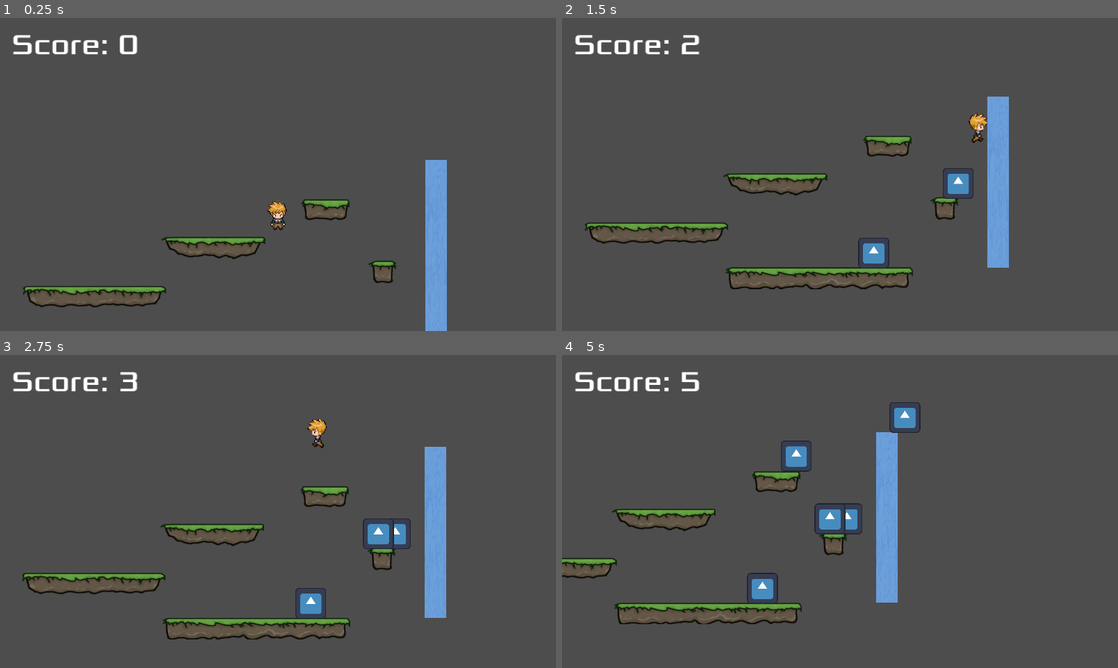
Above: before the commit, frames 1-4 (two rows, left to right).
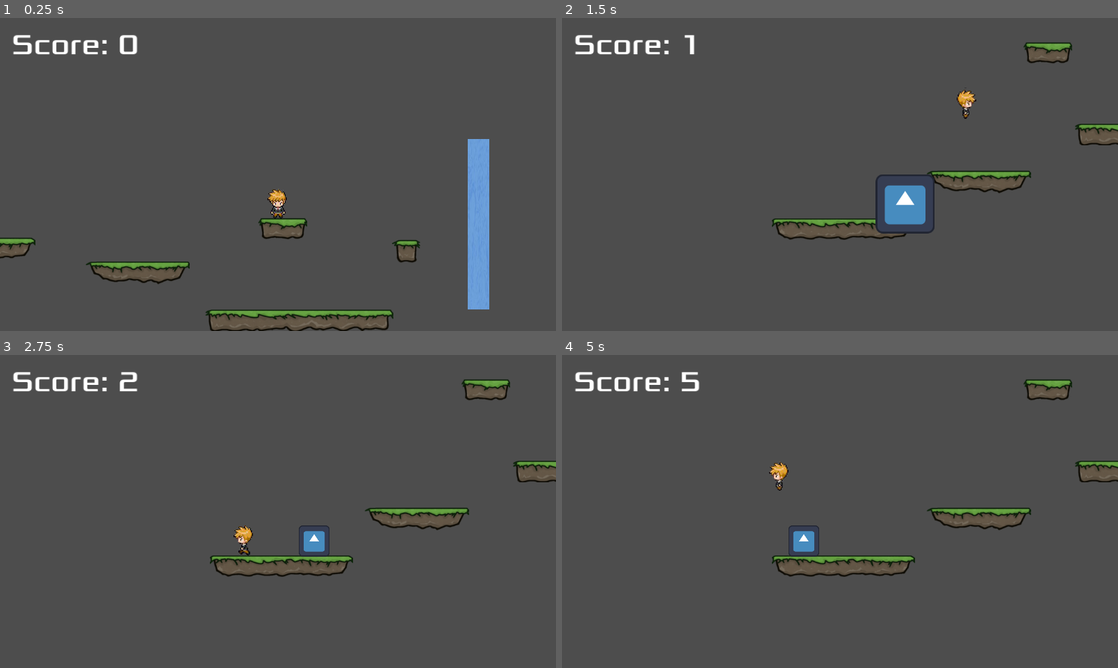
Above: after the commit, the same moments.

Repository: mflash/meujogo20241_31
Game: Godot game, scene res://game.tscn
Two runs of this game, one before a commit and one after it. Both use one fixed random seed, a clock stepped at 60 frames per second and the inputs below. The engine's default icon, where the game draws it, is replaced by a stand-in: a white triangle on a blue panel in a dark square.
Inputs (mouse positions are in pixels of both pictures, inside the frame that each line leads up to):
- Up to frame 1 (0.25 s): no input
- Up to frame 2 (1.5 s): move the mouse to (962, 158) at 0.52 s; hold D (right) from 0.53 s (still down); tap X (change, bound only after the commit) at 0.6 s; tap Space (jump) at 0.77, 0.8, 1.07, 1.35 s; move the mouse to (728, 190) at 1.27 s
- Up to frame 3 (2.75 s): tap Space (jump) at 1.52, 1.82, 2.3 s; tap X (change, bound only after the commit) at 1.55 s; move the mouse to (333, 442) at 2.02 s; release D (right) at 2.03 s; press the mouse at (333, 442) at 2.03 s; hold A (left) from 2.03 s (still down)
- Up to frame 4 (5 s): move the mouse to (812, 574) at 2.77 s; release A (left) at 2.78 s; release the mouse at (812, 574) at 2.78 s; hold D (right) 2.78-4.28 s; tap X (change, bound only after the commit) at 2.85, 3.6, 4.55 s; tap Space (jump) at 3.02, 3.32, 3.77, 3.8, 4.07, 4.35, 4.52, 4.82 s; move the mouse to (1006, 558) at 3.52 s; move the mouse to (673, 464) at 4.27 s; hold A (left) from 4.28 s (still down)

The runs differ from the first frame. In frame 1, 8.9% of the frame differs, in the area x 0-88%, y 38-100%; in frame 2, 9.2%, in the area x 4-100%, y 5-87%; in frame 3, 8.6%; in frame 4, 8.5%.

Commit message:
Destruição de nodos, troca de cenas/organização, animação com AnimationPlayer/Tween

Diff:
--- /dev/null
+++ b/box.gd
@@ -0,0 +1,12 @@
+extends Area2D
+
+func _ready() -> void:
+	# Animação por código: Tween
+	var tween = get_tree().create_tween().set_trans(Tween.TRANS_LINEAR).set_ease(Tween.EASE_IN)
+	tween.tween_property(self, "scale", Vector2(0.5, 0.5), 0.2)
+	tween.tween_property(self, "scale", Vector2(1, 1), 0.2)
+	tween.tween_property(self, "scale", Vector2(0.5, 0.5), 0.2)
+
+func _on_visible_on_screen_notifier_2d_screen_exited() -> void:
+	print("Saiu!")
+	queue_free()
--- a/box.tscn
+++ b/box.tscn
@@ -1,15 +1,90 @@
-[gd_scene load_steps=3 format=3 uid="uid://dbiiblqkxjj0q"]
+[gd_scene load_steps=7 format=3 uid="uid://dbiiblqkxjj0q"]
 
+[ext_resource type="Script" path="res://box.gd" id="1_03qy1"]
 [ext_resource type="Texture2D" uid="uid://cycs4n83c7qx8" path="res://icon.svg" id="1_b2314"]
 
 [sub_resource type="RectangleShape2D" id="RectangleShape2D_052pn"]
 size = Vector2(128, 128)
 
+[sub_resource type="Animation" id="Animation_8owr0"]
+resource_name = "scale"
+length = 0.4
+tracks/0/type = "value"
+tracks/0/imported = false
+tracks/0/enabled = true
+tracks/0/path = NodePath("SpriteBox:scale")
+tracks/0/interp = 1
+tracks/0/loop_wrap = true
+tracks/0/keys = {
+"times": PackedFloat32Array(0, 0.2, 0.4),
+"transitions": PackedFloat32Array(1, 1, 1),
+"update": 0,
+"values": [Vector2(1, 1), Vector2(1.5, 1.5), Vector2(1, 1)]
+}
+tracks/1/type = "value"
+tracks/1/imported = false
+tracks/1/enabled = true
+tracks/1/path = NodePath("SpriteBox:modulate")
+tracks/1/interp = 1
+tracks/1/loop_wrap = true
+tracks/1/keys = {
+"times": PackedFloat32Array(0, 0.2, 0.4),
+"transitions": PackedFloat32Array(1, 1, 1),
+"update": 0,
+"values": [Color(1, 1, 1, 1), Color(1, 0.286275, 0.219608, 0.419608), Color(1, 1, 1, 1)]
+}
+
+[sub_resource type="Animation" id="Animation_dknjc"]
+length = 0.001
+tracks/0/type = "value"
+tracks/0/imported = false
+tracks/0/enabled = true
+tracks/0/path = NodePath("SpriteBox:scale")
+tracks/0/interp = 1
+tracks/0/loop_wrap = true
+tracks/0/keys = {
+"times": PackedFloat32Array(0),
+"transitions": PackedFloat32Array(1),
+"update": 0,
+"values": [Vector2(1, 1)]
+}
+tracks/1/type = "value"
+tracks/1/imported = false
+tracks/1/enabled = true
+tracks/1/path = NodePath("SpriteBox:modulate")
+tracks/1/interp = 1
+tracks/1/loop_wrap = true
+tracks/1/keys = {
+"times": PackedFloat32Array(0),
+"transitions": PackedFloat32Array(1),
+"update": 0,
+"values": [Color(1, 1, 1, 1)]
+}
+
+[sub_resource type="AnimationLibrary" id="AnimationLibrary_hvyde"]
+_data = {
+"RESET": SubResource("Animation_dknjc"),
+"scale": SubResource("Animation_8owr0")
+}
+
 [node name="Box" type="Area2D"]
 scale = Vector2(0.5, 0.5)
+script = ExtResource("1_03qy1")
 
 [node name="SpriteBox" type="Sprite2D" parent="."]
 texture = ExtResource("1_b2314")
 
 [node name="CollisionShape2D" type="CollisionShape2D" parent="."]
+visible = false
 shape = SubResource("RectangleShape2D_052pn")
+
+[node name="VisibleOnScreenNotifier2D" type="VisibleOnScreenNotifier2D" parent="."]
+position = Vector2(1.90735e-06, 1.90735e-06)
+scale = Vector2(6.4, 6.4)
+
+[node name="AnimationPlayer" type="AnimationPlayer" parent="."]
+libraries = {
+"": SubResource("AnimationLibrary_hvyde")
+}
+
+[connection signal="screen_exited" from="VisibleOnScreenNotifier2D" to="." method="_on_visible_on_screen_notifier_2d_screen_exited"]
--- a/game.gd
+++ b/game.gd
@@ -2,26 +2,50 @@
 
 # Script de controle principal
 
-@onready var player : CharacterBody2D = $AnimPlayer
+@onready var player : CharacterBody2D = $Level/AnimPlayer
 @onready var hud : CanvasLayer = $HUD
+@onready var sceneLimit : Marker2D = $Level/SceneLimit
 
 var gameScore : int = 0
+var currentScene = null
 
 # Called when the node enters the scene tree for the first time.
 func _ready() -> void:
-	pass # Replace with function body.
 	print("Jogo começou!")
 	print("Pos:"+str(player.position))
 	#player.connect("jumped", _on_jumped)
 
+func _physics_process(delta: float) -> void:
+	if sceneLimit == null:
+		player = $Level/AnimPlayer
+		sceneLimit = $Level/SceneLimit
+	if player.position.y > sceneLimit.position.y:
+		get_tree().change_scene_to_file("res://game_over.tscn")
+	if Input.is_action_just_pressed("change"):	# mapeada para "X"
+		call_deferred("goto_scene","res://level2.tscn")
+		#call_deferred("goto_scene","res://game_over.tscn")
+
 # chamado via call_group
 func updateScore():
-	print("updateScore do game!")
+	#print("updateScore do game!")
 	gameScore += 1
 	# Pede para o hud atualizar o score na tela
 	hud.setScore(gameScore)
 
 # callback do signal jumped
 func _on_jumped():
-	print("Jumped!")
+	#print("Jumped!")
 	updateScore()
+
+func goto_scene(path: String):
+	print("Total children: "+str(get_child_count()))
+
+	var res := ResourceLoader.load(path)
+	currentScene = res.instantiate()
+
+	var world := get_child(1)
+	world.free()
+
+	sceneLimit = null
+	#var game = get_tree().get_root().get_child(0)
+	add_child(currentScene)
--- a/game.tscn
+++ b/game.tscn
@@ -1,123 +1,12 @@
-[gd_scene load_steps=17 format=3 uid="uid://cf6j0u3pd3q70"]
+[gd_scene load_steps=5 format=3 uid="uid://cf6j0u3pd3q70"]
 
-[ext_resource type="PackedScene" uid="uid://cwevdboaafka1" path="res://anim_player.tscn" id="1_2d1uw"]
 [ext_resource type="Script" path="res://game.gd" id="1_dxcxe"]
-[ext_resource type="Texture2D" uid="uid://bjn7wd6c1pr1b" path="res://bricks/Bluerock_Texture.jpg" id="2_j2twy"]
-[ext_resource type="Texture2D" uid="uid://bwahhpo8f1twq" path="res://grass/grass1.png" id="3_k7s11"]
-[ext_resource type="Texture2D" uid="uid://ue8pbs8rpww1" path="res://grass/grass2.png" id="4_e11cx"]
-[ext_resource type="Texture2D" uid="uid://bswa42qlqa4rl" path="res://grass/grass3.png" id="5_ljeqp"]
-[ext_resource type="Texture2D" uid="uid://s4h65j5lrn8g" path="res://grass/grass4.png" id="6_3b42s"]
-[ext_resource type="Texture2D" uid="uid://c1842t64r54gl" path="res://grass/grass5.png" id="7_jlvks"]
+[ext_resource type="PackedScene" uid="uid://cda86qk72y848" path="res://level1.tscn" id="4_l5iqb"]
 [ext_resource type="FontFile" uid="uid://172g7mvsjck2" path="res://Xolonium-Regular.ttf" id="9_1aidq"]
 [ext_resource type="Script" path="res://hud.gd" id="9_s4hix"]
 
-[sub_resource type="RectangleShape2D" id="RectangleShape2D_5djgs"]
-size = Vector2(42, 353)
-
-[sub_resource type="RectangleShape2D" id="RectangleShape2D_u7t4p"]
-size = Vector2(378, 41)
-
-[sub_resource type="RectangleShape2D" id="RectangleShape2D_8je3f"]
-size = Vector2(274, 41)
-
-[sub_resource type="RectangleShape2D" id="RectangleShape2D_k74dt"]
-size = Vector2(187, 41)
-
-[sub_resource type="RectangleShape2D" id="RectangleShape2D_cxqxp"]
-size = Vector2(82, 41)
-
-[sub_resource type="RectangleShape2D" id="RectangleShape2D_jp84x"]
-size = Vector2(39, 41)
-
 [node name="Game" type="Node2D" groups=["HUD"]]
 script = ExtResource("1_dxcxe")
-
-[node name="AnimPlayer" parent="." instance=ExtResource("1_2d1uw")]
-position = Vector2(652, 169)
-
-[node name="Camera2D" parent="AnimPlayer" index="2"]
-position_smoothing_enabled = true
-drag_horizontal_enabled = true
-drag_vertical_enabled = true
-drag_left_margin = 0.5
-drag_top_margin = 0.5
-drag_right_margin = 0.5
-drag_bottom_margin = 0.5
-editor_draw_limits = true
-editor_draw_drag_margin = true
-
-[node name="StaticBody2D" type="StaticBody2D" parent="."]
-position = Vector2(980, 316)
-metadata/_edit_group_ = true
-
-[node name="BluerockTexture" type="Sprite2D" parent="StaticBody2D"]
-scale = Vector2(0.175781, 1.38281)
-texture = ExtResource("2_j2twy")
-
-[node name="CollisionShape2D" type="CollisionShape2D" parent="StaticBody2D"]
-visible = false
-position = Vector2(0, -0.5)
-shape = SubResource("RectangleShape2D_5djgs")
-
-[node name="Grass1" type="Sprite2D" parent="."]
-position = Vector2(609, 515)
-texture = ExtResource("3_k7s11")
-metadata/_edit_group_ = true
-
-[node name="StaticBody2D" type="StaticBody2D" parent="Grass1"]
-
-[node name="CollisionShape2D" type="CollisionShape2D" parent="Grass1/StaticBody2D"]
-visible = false
-position = Vector2(1, -1.5)
-shape = SubResource("RectangleShape2D_u7t4p")
-
-[node name="Grass2" type="Sprite2D" parent="."]
-position = Vector2(272, 422)
-texture = ExtResource("4_e11cx")
-metadata/_edit_group_ = true
-
-[node name="StaticBody2D" type="StaticBody2D" parent="Grass2"]
-
-[node name="CollisionShape2D" type="CollisionShape2D" parent="Grass2/StaticBody2D"]
-visible = false
-position = Vector2(5, -1.5)
-shape = SubResource("RectangleShape2D_8je3f")
-
-[node name="Grass3" type="Sprite2D" parent="."]
-position = Vector2(516, 318)
-texture = ExtResource("5_ljeqp")
-metadata/_edit_group_ = true
-
-[node name="StaticBody2D" type="StaticBody2D" parent="Grass3"]
-
-[node name="CollisionShape2D" type="CollisionShape2D" parent="Grass3/StaticBody2D"]
-visible = false
-position = Vector2(7.5, -1.5)
-shape = SubResource("RectangleShape2D_k74dt")
-
-[node name="Grass4" type="Sprite2D" parent="."]
-position = Vector2(750, 241)
-texture = ExtResource("6_3b42s")
-metadata/_edit_group_ = true
-
-[node name="StaticBody2D" type="StaticBody2D" parent="Grass4"]
-
-[node name="CollisionShape2D" type="CollisionShape2D" parent="Grass4/StaticBody2D"]
-visible = false
-position = Vector2(5, -1.5)
-shape = SubResource("RectangleShape2D_cxqxp")
-
-[node name="Grass5" type="Sprite2D" parent="."]
-position = Vector2(871, 371)
-texture = ExtResource("7_jlvks")
-metadata/_edit_group_ = true
-
-[node name="StaticBody2D" type="StaticBody2D" parent="Grass5"]
-
-[node name="CollisionShape2D" type="CollisionShape2D" parent="Grass5/StaticBody2D"]
-visible = false
-position = Vector2(0.5, -1.5)
-shape = SubResource("RectangleShape2D_jp84x")
 
 [node name="HUD" type="CanvasLayer" parent="." groups=["HUD"]]
 script = ExtResource("9_s4hix")
@@ -131,6 +20,7 @@
 theme_override_font_sizes/font_size = 60
 text = "dfgf"
 
-[connection signal="jumped" from="AnimPlayer" to="." method="_on_jumped"]
+[node name="Level" parent="." instance=ExtResource("4_l5iqb")]
 
-[editable path="AnimPlayer"]
+[editable path="Level"]
+[editable path="Level/AnimPlayer"]
--- /dev/null
+++ b/game_over.tscn
@@ -0,0 +1,37 @@
+[gd_scene load_steps=2 format=3 uid="uid://bhbqf1rxnw54e"]
+
+[ext_resource type="FontFile" uid="uid://172g7mvsjck2" path="res://Xolonium-Regular.ttf" id="1_vjjqc"]
+
+[node name="GameOver" type="CanvasLayer"]
+
+[node name="ColorRect" type="ColorRect" parent="."]
+anchors_preset = 15
+anchor_right = 1.0
+anchor_bottom = 1.0
+grow_horizontal = 2
+grow_vertical = 2
+color = Color(0, 0.141176, 0.286275, 1)
+
+[node name="CenterContainer" type="CenterContainer" parent="ColorRect"]
+layout_mode = 1
+anchors_preset = 15
+anchor_right = 1.0
+anchor_bottom = 1.0
+grow_horizontal = 2
+grow_vertical = 2
+
+[node name="VBoxContainer" type="VBoxContainer" parent="ColorRect/CenterContainer"]
+layout_mode = 2
+
+[node name="Label" type="Label" parent="ColorRect/CenterContainer/VBoxContainer"]
+layout_mode = 2
+theme_override_fonts/font = ExtResource("1_vjjqc")
+theme_override_font_sizes/font_size = 120
+text = "Game Over"
+
+[node name="Label2" type="Label" parent="ColorRect/CenterContainer/VBoxContainer"]
+layout_mode = 2
+theme_override_fonts/font = ExtResource("1_vjjqc")
+theme_override_font_sizes/font_size = 60
+text = "Try again!"
+horizontal_alignment = 1
--- /dev/null
+++ b/level1.tscn
@@ -0,0 +1,123 @@
+[gd_scene load_steps=14 format=3 uid="uid://cda86qk72y848"]
+
+[ext_resource type="PackedScene" uid="uid://cwevdboaafka1" path="res://anim_player.tscn" id="1_r5lfg"]
+[ext_resource type="Texture2D" uid="uid://bjn7wd6c1pr1b" path="res://bricks/Bluerock_Texture.jpg" id="2_3h0oi"]
+[ext_resource type="Texture2D" uid="uid://bwahhpo8f1twq" path="res://grass/grass1.png" id="3_gcgdo"]
+[ext_resource type="Texture2D" uid="uid://ue8pbs8rpww1" path="res://grass/grass2.png" id="4_ojpfs"]
+[ext_resource type="Texture2D" uid="uid://bswa42qlqa4rl" path="res://grass/grass3.png" id="5_xwd7q"]
+[ext_resource type="Texture2D" uid="uid://s4h65j5lrn8g" path="res://grass/grass4.png" id="6_b05vv"]
+[ext_resource type="Texture2D" uid="uid://c1842t64r54gl" path="res://grass/grass5.png" id="7_d2ouu"]
+
+[sub_resource type="RectangleShape2D" id="RectangleShape2D_5djgs"]
+size = Vector2(42, 353)
+
+[sub_resource type="RectangleShape2D" id="RectangleShape2D_u7t4p"]
+size = Vector2(378, 41)
+
+[sub_resource type="RectangleShape2D" id="RectangleShape2D_8je3f"]
+size = Vector2(274, 41)
+
+[sub_resource type="RectangleShape2D" id="RectangleShape2D_k74dt"]
+size = Vector2(187, 41)
+
+[sub_resource type="RectangleShape2D" id="RectangleShape2D_cxqxp"]
+size = Vector2(82, 41)
+
+[sub_resource type="RectangleShape2D" id="RectangleShape2D_jp84x"]
+size = Vector2(39, 41)
+
+[node name="Level" type="Node"]
+
+[node name="AnimPlayer" parent="." instance=ExtResource("1_r5lfg")]
+position = Vector2(565, 213)
+
+[node name="Camera2D" parent="AnimPlayer" index="2"]
+position_smoothing_enabled = true
+drag_horizontal_enabled = true
+drag_vertical_enabled = true
+drag_left_margin = 0.5
+drag_top_margin = 0.5
+drag_right_margin = 0.5
+drag_bottom_margin = 0.5
+editor_draw_limits = true
+editor_draw_drag_margin = true
+
+[node name="Scenery" type="Node" parent="."]
+
+[node name="StaticBody2D" type="StaticBody2D" parent="Scenery"]
+position = Vector2(980, 316)
+metadata/_edit_group_ = true
+
+[node name="BluerockTexture" type="Sprite2D" parent="Scenery/StaticBody2D"]
+scale = Vector2(0.175781, 1.38281)
+texture = ExtResource("2_3h0oi")
+
+[node name="CollisionShape2D" type="CollisionShape2D" parent="Scenery/StaticBody2D"]
+visible = false
+position = Vector2(0, -0.5)
+shape = SubResource("RectangleShape2D_5djgs")
+
+[node name="Grass1" type="Sprite2D" parent="Scenery"]
+position = Vector2(609, 515)
+texture = ExtResource("3_gcgdo")
+metadata/_edit_group_ = true
+
+[node name="StaticBody2D" type="StaticBody2D" parent="Scenery/Grass1"]
+
+[node name="CollisionShape2D" type="CollisionShape2D" parent="Scenery/Grass1/StaticBody2D"]
+visible = false
+position = Vector2(1, -1.5)
+shape = SubResource("RectangleShape2D_u7t4p")
+
+[node name="Grass2" type="Sprite2D" parent="Scenery"]
+position = Vector2(-86, 366)
+texture = ExtResource("4_ojpfs")
+metadata/_edit_group_ = true
+
+[node name="StaticBody2D" type="StaticBody2D" parent="Scenery/Grass2"]
+
+[node name="CollisionShape2D" type="CollisionShape2D" parent="Scenery/Grass2/StaticBody2D"]
+visible = false
+position = Vector2(5, -1.5)
+shape = SubResource("RectangleShape2D_8je3f")
+
+[node name="Grass3" type="Sprite2D" parent="Scenery"]
+position = Vector2(273, 413)
+texture = ExtResource("5_xwd7q")
+metadata/_edit_group_ = true
+
+[node name="StaticBody2D" type="StaticBody2D" parent="Scenery/Grass3"]
+
+[node name="CollisionShape2D" type="CollisionShape2D" parent="Scenery/Grass3/StaticBody2D"]
+visible = false
+position = Vector2(7.5, -1.5)
+shape = SubResource("RectangleShape2D_k74dt")
+
+[node name="Grass4" type="Sprite2D" parent="Scenery"]
+position = Vector2(574, 324)
+texture = ExtResource("6_b05vv")
+metadata/_edit_group_ = true
+
+[node name="StaticBody2D" type="StaticBody2D" parent="Scenery/Grass4"]
+
+[node name="CollisionShape2D" type="CollisionShape2D" parent="Scenery/Grass4/StaticBody2D"]
+visible = false
+position = Vector2(5, -1.5)
+shape = SubResource("RectangleShape2D_cxqxp")
+
+[node name="Grass5" type="Sprite2D" parent="Scenery"]
+position = Vector2(833, 372)
+texture = ExtResource("7_d2ouu")
+metadata/_edit_group_ = true
+
+[node name="StaticBody2D" type="StaticBody2D" parent="Scenery/Grass5"]
+
+[node name="CollisionShape2D" type="CollisionShape2D" parent="Scenery/Grass5/StaticBody2D"]
+visible = false
+position = Vector2(0.5, -1.5)
+shape = SubResource("RectangleShape2D_jp84x")
+
+[node name="SceneLimit" type="Marker2D" parent="."]
+position = Vector2(893, 806)
+
+[editable path="AnimPlayer"]
--- /dev/null
+++ b/level2.tscn
@@ -0,0 +1,123 @@
+[gd_scene load_steps=14 format=3 uid="uid://cng6a8v721ric"]
+
+[ext_resource type="PackedScene" uid="uid://cwevdboaafka1" path="res://anim_player.tscn" id="1_jbf2r"]
+[ext_resource type="Texture2D" uid="uid://bjn7wd6c1pr1b" path="res://bricks/Bluerock_Texture.jpg" id="2_eo12r"]
+[ext_resource type="Texture2D" uid="uid://bwahhpo8f1twq" path="res://grass/grass1.png" id="3_v1han"]
+[ext_resource type="Texture2D" uid="uid://ue8pbs8rpww1" path="res://grass/grass2.png" id="4_svu76"]
+[ext_resource type="Texture2D" uid="uid://bswa42qlqa4rl" path="res://grass/grass3.png" id="5_y8glm"]
+[ext_resource type="Texture2D" uid="uid://s4h65j5lrn8g" path="res://grass/grass4.png" id="6_xp52f"]
+[ext_resource type="Texture2D" uid="uid://c1842t64r54gl" path="res://grass/grass5.png" id="7_a787c"]
+
+[sub_resource type="RectangleShape2D" id="RectangleShape2D_5djgs"]
+size = Vector2(42, 353)
+
+[sub_resource type="RectangleShape2D" id="RectangleShape2D_u7t4p"]
+size = Vector2(378, 41)
+
+[sub_resource type="RectangleShape2D" id="RectangleShape2D_8je3f"]
+size = Vector2(274, 41)
+
+[sub_resource type="RectangleShape2D" id="RectangleShape2D_k74dt"]
+size = Vector2(187, 41)
+
+[sub_resource type="RectangleShape2D" id="RectangleShape2D_cxqxp"]
+size = Vector2(82, 41)
+
+[sub_resource type="RectangleShape2D" id="RectangleShape2D_jp84x"]
+size = Vector2(39, 41)
+
+[node name="Level" type="Node"]
+
+[node name="AnimPlayer" parent="." instance=ExtResource("1_jbf2r")]
+position = Vector2(-191, 258)
+
+[node name="Camera2D" parent="AnimPlayer" index="2"]
+position_smoothing_enabled = true
+drag_horizontal_enabled = true
+drag_vertical_enabled = true
+drag_left_margin = 0.5
+drag_top_margin = 0.5
+drag_right_margin = 0.5
+drag_bottom_margin = 0.5
+editor_draw_limits = true
+editor_draw_drag_margin = true
+
+[node name="Scenery" type="Node" parent="."]
+
+[node name="StaticBody2D" type="StaticBody2D" parent="Scenery"]
+position = Vector2(814, 85)
+metadata/_edit_group_ = true
+
+[node name="BluerockTexture" type="Sprite2D" parent="Scenery/StaticBody2D"]
+scale = Vector2(0.175781, 1.38281)
+texture = ExtResource("2_eo12r")
+
+[node name="CollisionShape2D" type="CollisionShape2D" parent="Scenery/StaticBody2D"]
+visible = false
+position = Vector2(0, -0.5)
+shape = SubResource("RectangleShape2D_5djgs")
+
+[node name="Grass1" type="Sprite2D" parent="Scenery"]
+position = Vector2(490, 175)
+texture = ExtResource("3_v1han")
+metadata/_edit_group_ = true
+
+[node name="StaticBody2D" type="StaticBody2D" parent="Scenery/Grass1"]
+
+[node name="CollisionShape2D" type="CollisionShape2D" parent="Scenery/Grass1/StaticBody2D"]
+visible = false
+position = Vector2(1, -1.5)
+shape = SubResource("RectangleShape2D_u7t4p")
+
+[node name="Grass2" type="Sprite2D" parent="Scenery"]
+position = Vector2(-184, 371)
+texture = ExtResource("4_svu76")
+metadata/_edit_group_ = true
+
+[node name="StaticBody2D" type="StaticBody2D" parent="Scenery/Grass2"]
+
+[node name="CollisionShape2D" type="CollisionShape2D" parent="Scenery/Grass2/StaticBody2D"]
+visible = false
+position = Vector2(5, -1.5)
+shape = SubResource("RectangleShape2D_8je3f")
+
+[node name="Grass3" type="Sprite2D" parent="Scenery"]
+position = Vector2(95, 270)
+texture = ExtResource("5_y8glm")
+metadata/_edit_group_ = true
+
+[node name="StaticBody2D" type="StaticBody2D" parent="Scenery/Grass3"]
+
+[node name="CollisionShape2D" type="CollisionShape2D" parent="Scenery/Grass3/StaticBody2D"]
+visible = false
+position = Vector2(7.5, -1.5)
+shape = SubResource("RectangleShape2D_k74dt")
+
+[node name="Grass4" type="Sprite2D" parent="Scenery"]
+position = Vector2(239, 5)
+texture = ExtResource("6_xp52f")
+metadata/_edit_group_ = true
+
+[node name="StaticBody2D" type="StaticBody2D" parent="Scenery/Grass4"]
+
+[node name="CollisionShape2D" type="CollisionShape2D" parent="Scenery/Grass4/StaticBody2D"]
+visible = false
+position = Vector2(5, -1.5)
+shape = SubResource("RectangleShape2D_cxqxp")
+
+[node name="Grass5" type="Sprite2D" parent="Scenery"]
+position = Vector2(443, -130)
+texture = ExtResource("7_a787c")
+metadata/_edit_group_ = true
+
+[node name="StaticBody2D" type="StaticBody2D" parent="Scenery/Grass5"]
+
+[node name="CollisionShape2D" type="CollisionShape2D" parent="Scenery/Grass5/StaticBody2D"]
+visible = false
+position = Vector2(0.5, -1.5)
+shape = SubResource("RectangleShape2D_jp84x")
+
+[node name="SceneLimit" type="Marker2D" parent="."]
+position = Vector2(693, 552)
+
+[editable path="AnimPlayer"]
--- a/project.godot
+++ b/project.godot
@@ -56,3 +56,8 @@
 , Object(InputEventJoypadButton,"resource_local_to_scene":false,"resource_name":"","device":-1,"button_index":0,"pressure":0.0,"pressed":false,"script":null)
 ]
 }
+change={
+"deadzone": 0.5,
+"events": [Object(InputEventKey,"resource_local_to_scene":false,"resource_name":"","device":-1,"window_id":0,"alt_pressed":false,"shift_pressed":false,"ctrl_pressed":false,"meta_pressed":false,"pressed":false,"keycode":0,"physical_keycode":88,"key_label":0,"unicode":120,"echo":false,"script":null)
+]
+}
